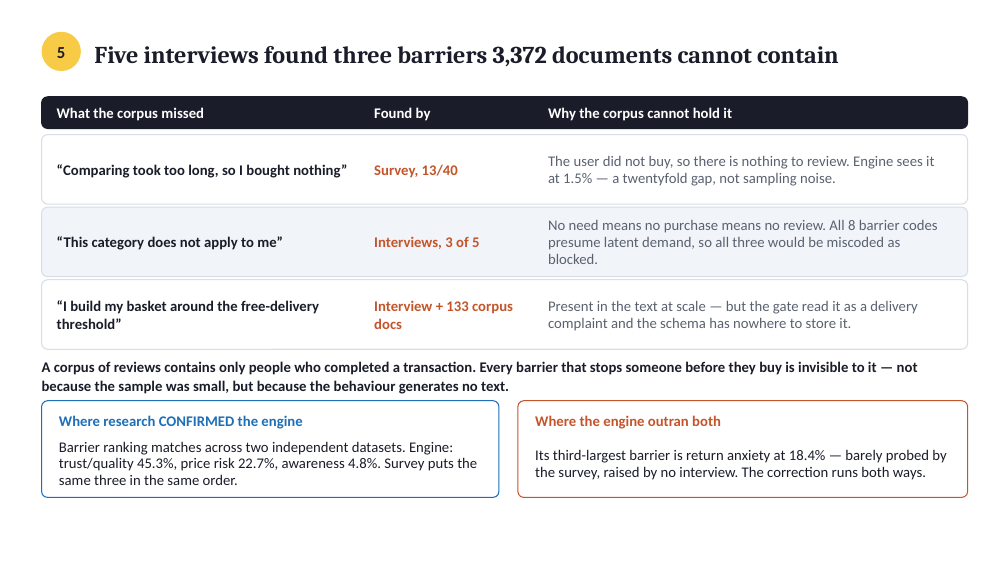
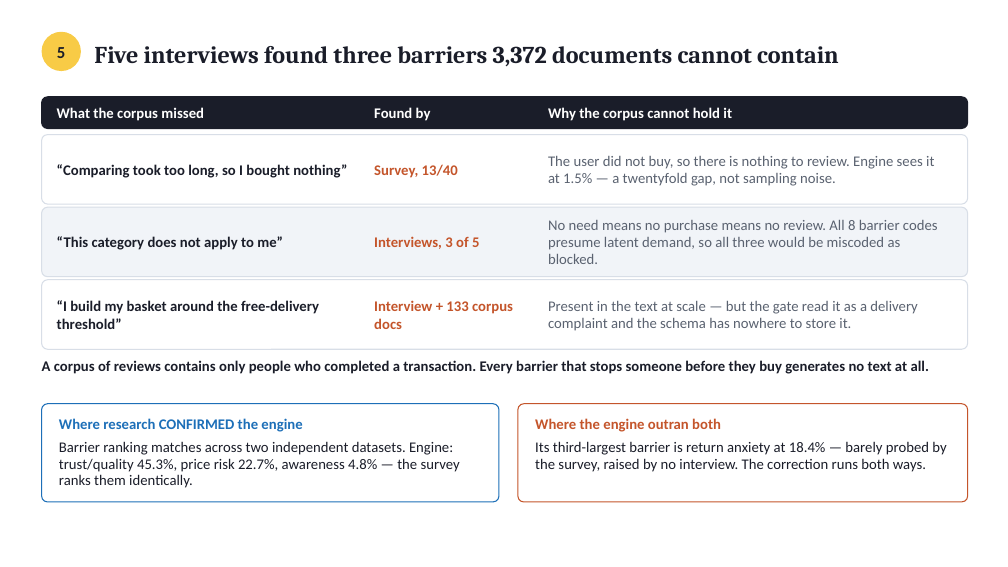
Before and after one commit to ayushbisht-source/Blinkit, a slide deck: slide 5 of deck/Blinkit-Category-Exploration.pptx. Drawn at 1008x567 pixels with LibreOffice and Linux fonts; fonts in the diff are those of the drawing. Boxes give left, top, right and bottom in pixels: in the first picture for what was removed or moved away, otherwise in the second. Text is boxed around its words. In the diff, an @@ line names an element or a change of style, - is before the commit and + after.

```diff
--- a/deck/Blinkit-Category-Exploration.pptx
+++ b/deck/Blinkit-Category-Exploration.pptx
@@ vertical alignment middle to top in 3 elements at (535,441,946,472), (59,441,460,488), (42,360,929,374) @@
@@ text at (42,360,929,374): text changed @@
-A corpus of reviews contains only people who completed a transaction. Every barrier that stops someone before they buy is invisible to it — not because the sample was small, but because the behaviour generates no text.
+A corpus of reviews contains only people who completed a transaction. Every barrier that stops someone before they buy generates no text at all.
@@ rounded rectangle: place and size @@
-rounded rectangle at (42,401,499,498)
+rounded rectangle at (42,404,499,502)
@@ rounded rectangle: place and size @@
-rounded rectangle at (518,401,968,498)
+rounded rectangle at (518,404,968,502)
@@ text at (59,441,460,488): text changed @@
-Barrier ranking matches across two independent datasets. Engine: trust/quality 45.3%, price risk 22.7%, awareness 4.8%. Survey puts the same three in the same order.
+Barrier ranking matches across two independent datasets. Engine: trust/quality 45.3%, price risk 22.7%, awareness 4.8% — the survey ranks them identically.
```
Also in this commit, not shown: 7 other slides changed, 3 other files.
